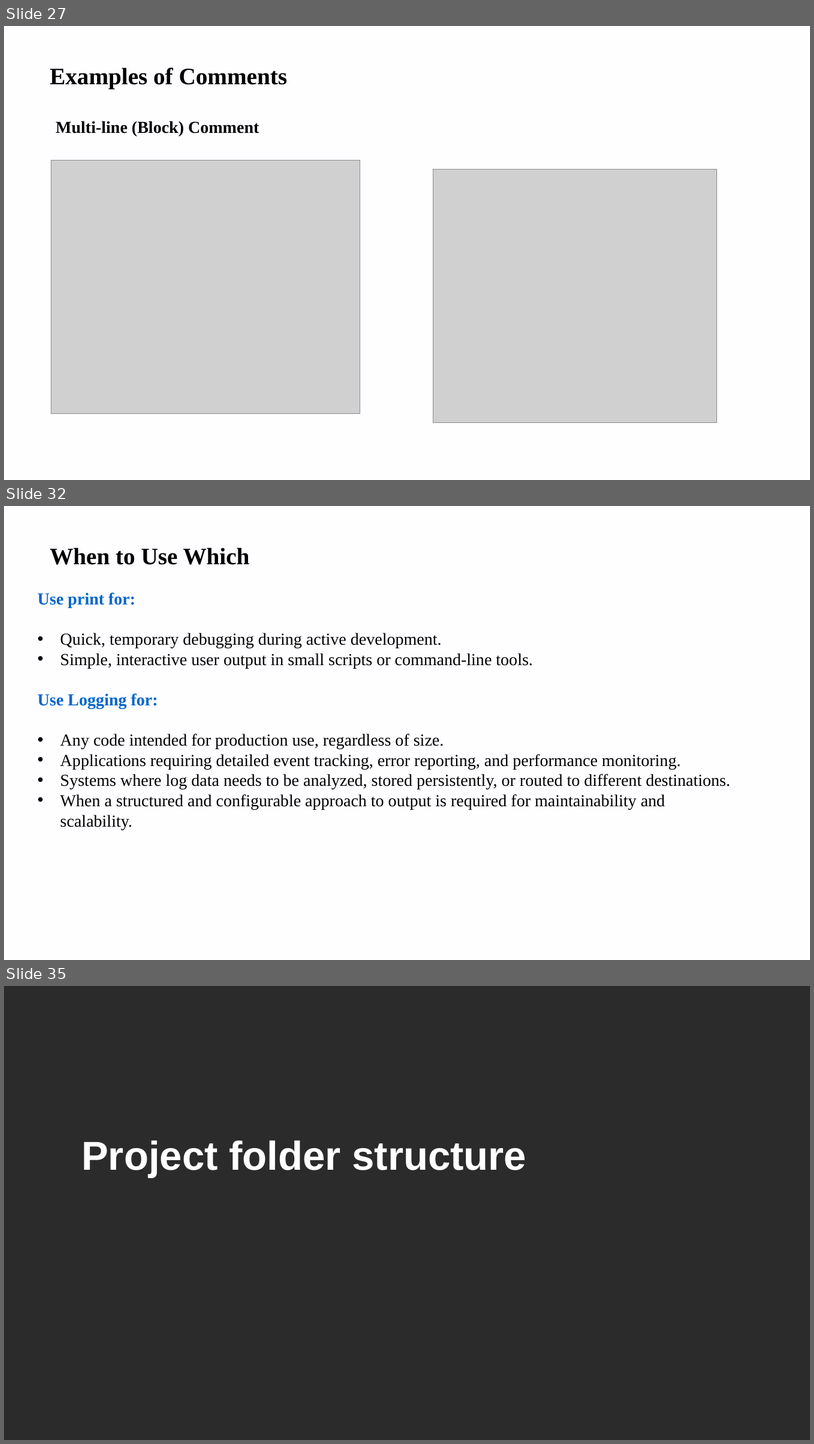
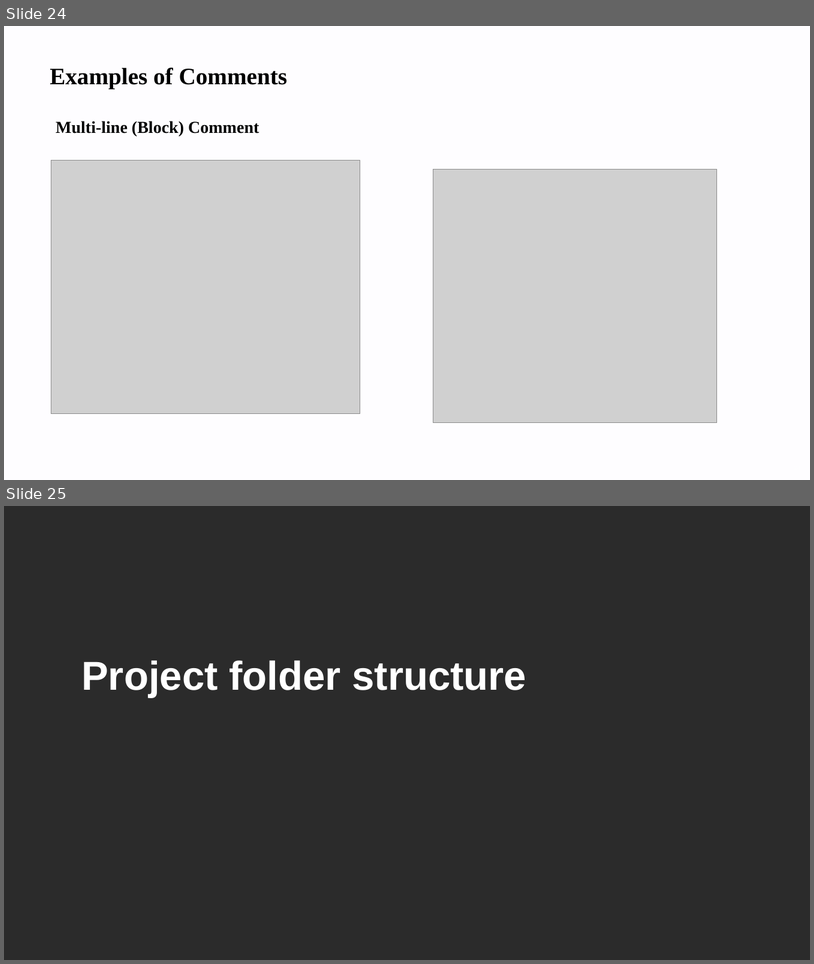
Before and after one commit to renujindal89/software-module1-2, a slide deck: software module 1,2.pptx. Shown one above the other, each under a label of ours: slides 27, 32 and 35 before the commit, slides 24 and 25 after it; the slides between them are not shown. The pictures are 814x1444 and 814x964 pixels, drawn with LibreOffice and Linux fonts; fonts in the diff are those of the drawing; grey boxes stand for pictures; background and template pictures are left out; a plain dark background stands for a picture behind light text. Boxes give left, top, right and bottom in pixels: in the first picture for what was removed or moved away, otherwise in the second. Text is boxed around its words. In the diff, an @@ line names an element or a change of style, - is before the commit and + after.

```diff
--- a/software module 1,2.pptx
+++ b/software module 1,2.pptx
@@ slide 32 removed at [4,506,810,960], background #FEFDFF; not listed: 1 template element that a slide beside it also shows @@
@@ text removed at [50,547,250,565] @@
-When to Use Which
@@ text removed at [38,592,731,829] @@
-Use print for:
-• Quick, temporary debugging during active development.
-• Simple, interactive user output in small scripts or command-line tools.
-Use Logging for:
-• Any code intended for production use, regardless of size.
-• Applications requiring detailed event tracking, error reporting, and performance monitoring.
-• Systems where log data needs to be analyzed, stored persistently, or routed to different destinations.
-• When a structured and configurable approach to output is required for maintainability and scalability.
@@ what was slide 27 is now slide 24 @@
@@ what was slide 35 is now slide 25 @@
```
Also in this commit, not shown: 7 slides changed, 11 other slides removed.
